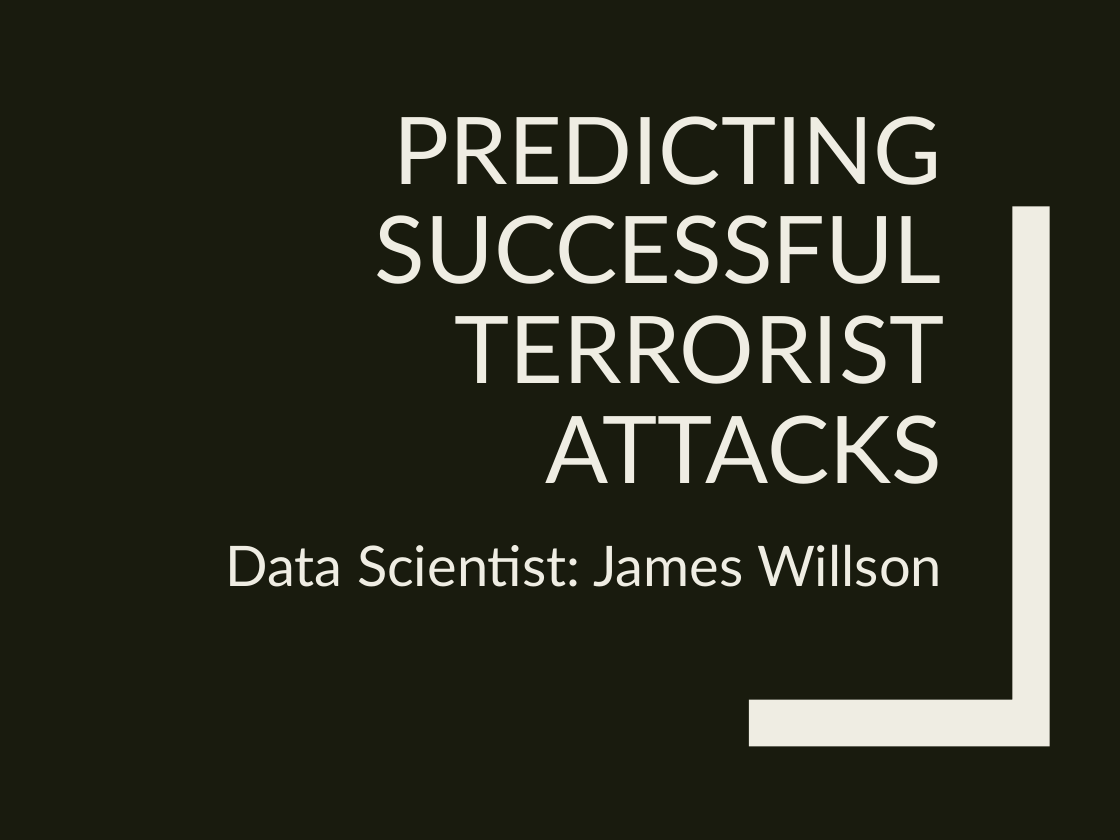
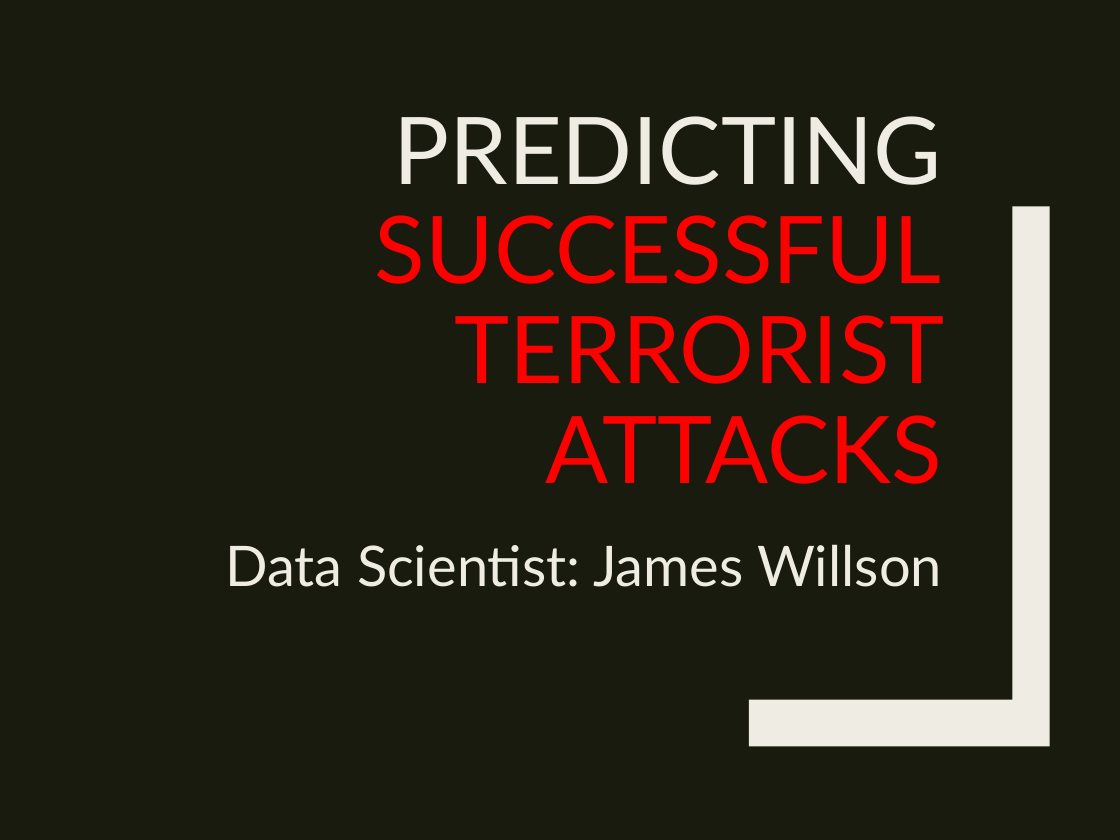
Before and after one commit to stats-learning-fall2019/final-project, a slide deck: slide 10 of presentation/gtdb-final-presentation.pptx. Drawn at 1120x840 pixels with LibreOffice and Linux fonts; fonts in the diff are those of the drawing. Boxes give left, top, right and bottom in pixels: in the first picture for what was removed or moved away, otherwise in the second. Text is boxed around its words. In the diff, an @@ line names an element or a change of style, - is before the commit and + after.

Commit message:
Added to presentation

```diff
--- a/presentation/gtdb-final-presentation.pptx
+++ b/presentation/gtdb-final-presentation.pptx
@@ title "PREDICTING SUCCESSFUL TERRORIST ATTACKS" at [375, 116, 945, 484]: text colour #EFEDE3 to #FF0000 in "SUCCESSFUL TERRORIST ATTACKS" @@
```
Also in this commit, not shown: 7 slides added, 9 other files.
